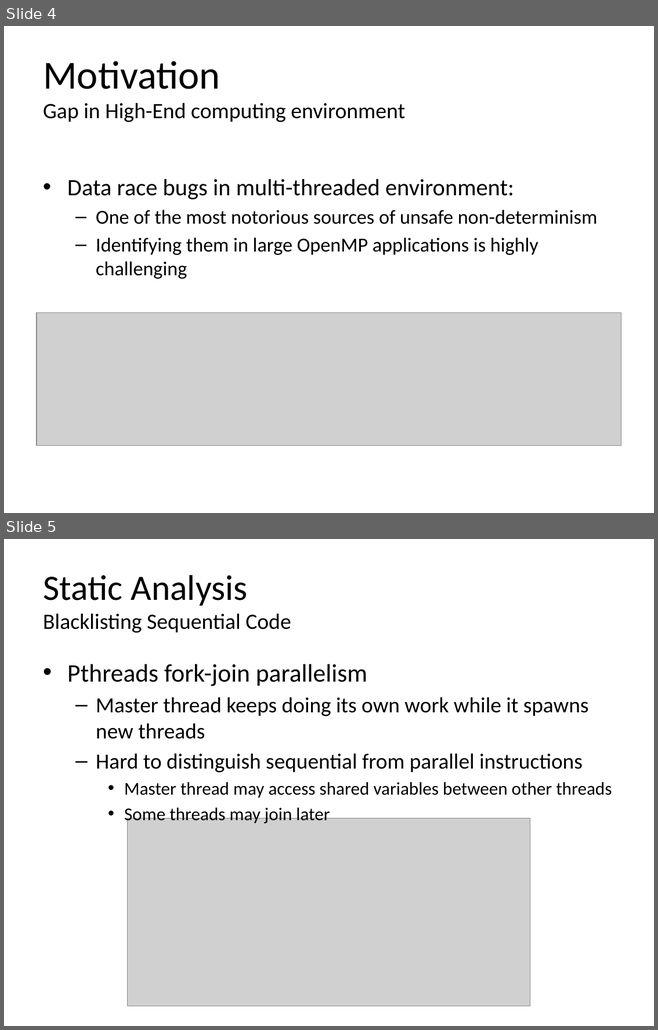
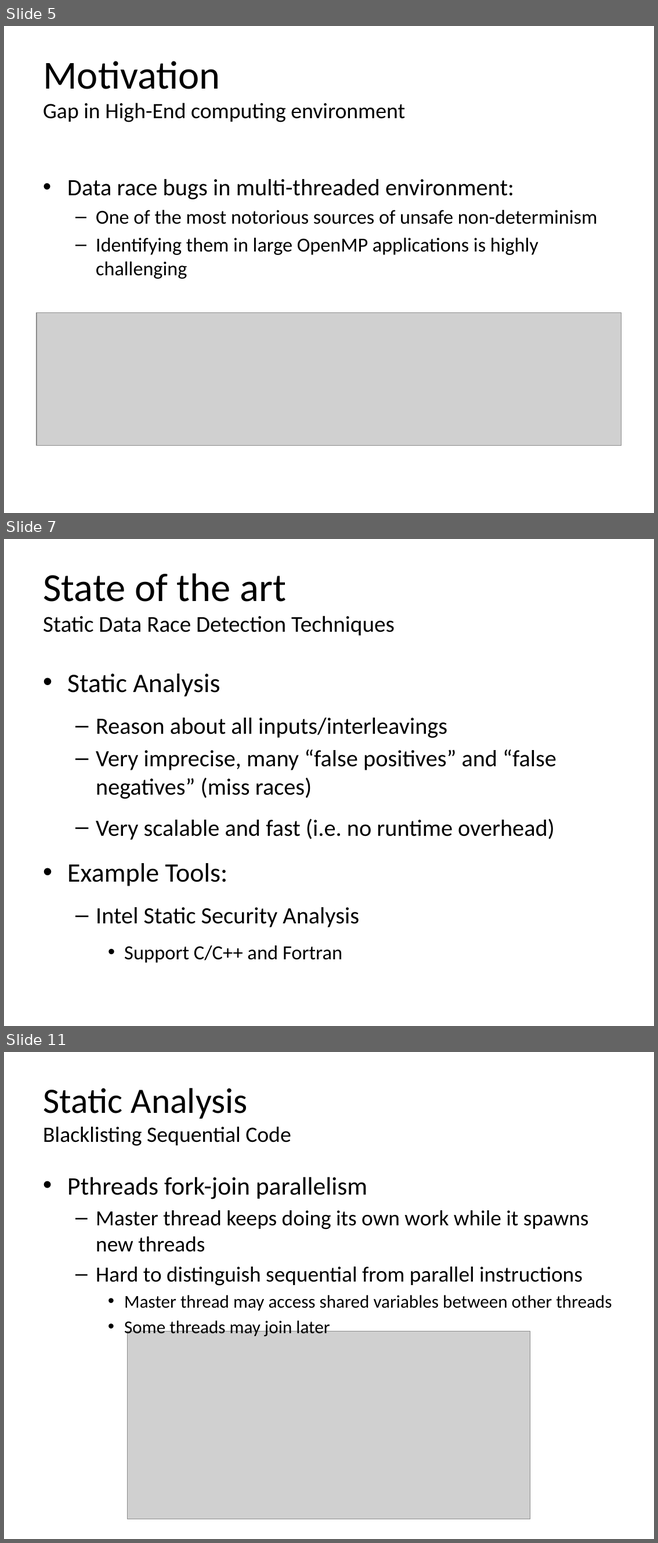
Before and after one commit to simoatze/oral_qualifier, a slide deck: presentation/presentation.pptx. Shown one above the other, each under a label of ours: slides 4 and 5 before the commit, slides 5, 7 and 11 after it; the slides between them are not shown. The pictures are 658x1030 and 658x1543 pixels, drawn with LibreOffice and Linux fonts; fonts in the diff are those of the drawing; grey boxes stand for pictures. Boxes give left, top, right and bottom in pixels: in the first picture for what was removed or moved away, otherwise in the second. Text is boxed around its words. In the diff, an @@ line names an element or a change of style, - is before the commit and + after.

```diff
--- a/presentation/presentation.pptx
+++ b/presentation/presentation.pptx
@@ slide 7 added at (x1=4, y1=539, x2=654, y2=1026), background #FFFFFF @@
@@ title added at (x1=43, y1=573, x2=394, y2=636), 25.2 pt, text #000000 @@
+State of the art
+Static Data Race Detection Techniques
@@ text added at (x1=67, y1=674, x2=556, y2=963), 25.9 pt, text #000000 @@
+• Static Analysis
+  – Reason about all inputs/interleavings
+  – Very imprecise, many “false positives” and “false negatives” (miss races)
+  – Very scalable and fast (i.e. no runtime overhead)
+• Example Tools:
+  – Intel Static Security Analysis
+    • Support C/C++ and Fortran
@@ what was slide 4 is now slide 5 @@
@@ what was slide 5 is now slide 11 @@
```
Also in this commit, not shown: 1 slide changed, 7 other slides added.
